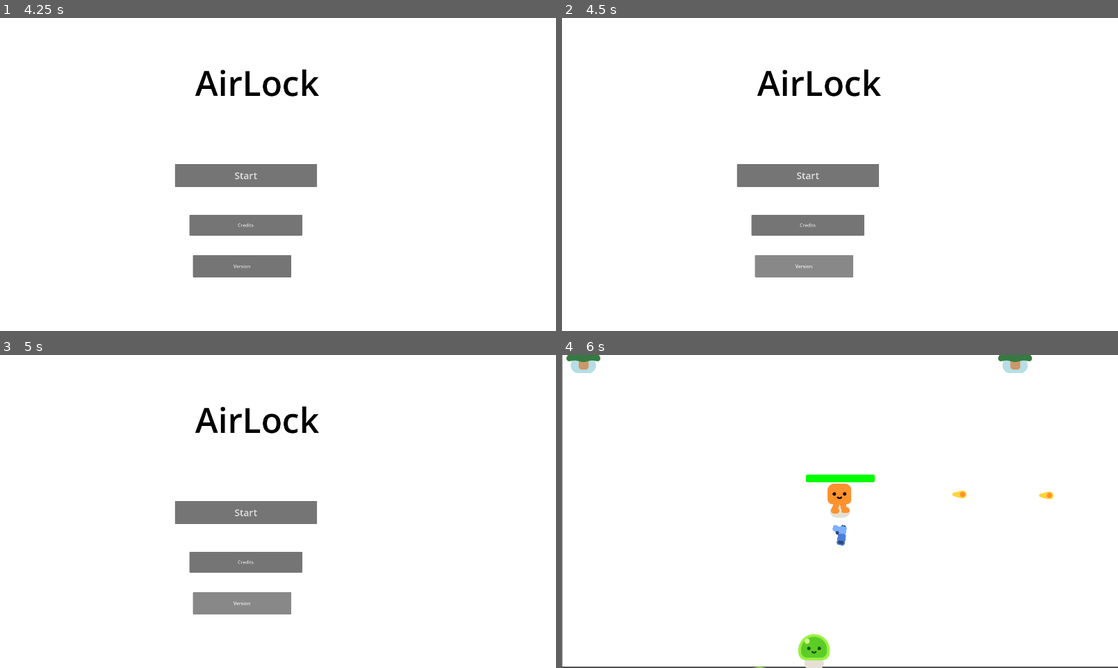
Above: before the commit, frames 1-4 (two rows, left to right).
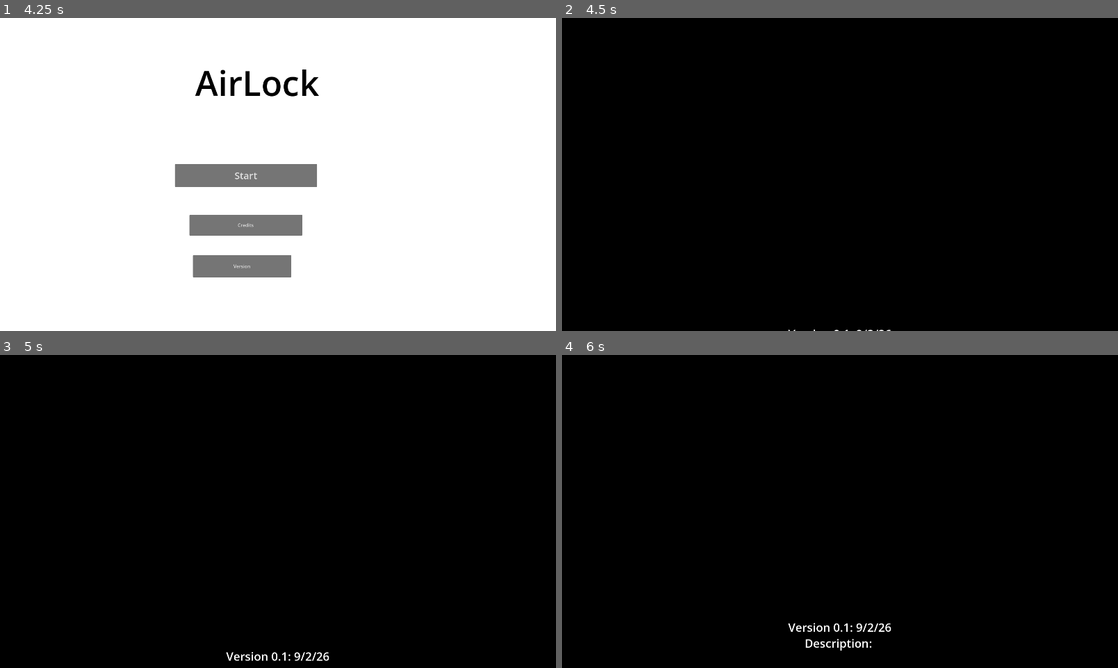
Above: after the commit, the same moments.

Repository: Noah77A/Airlock
Game: Godot game, scene res://survivors_game.tscn
Two runs of this game, one before a commit and one after it. Both use one fixed random seed, a clock stepped at 60 frames per second and the inputs below.
Inputs (mouse positions are in pixels of both pictures, inside the frame that each line leads up to):
- Up to frame 1 (4.25 s): tap Enter at 0.5 s; hold D (move_right) 0.53-1.28 s; hold S (move_down) 1.28-2.03 s; hold D (move_right) 2.03-2.78 s; hold W (move_up) 2.78-3.53 s; hold A (move_left) from 3.53 s (still down)
- Up to frame 2 (4.5 s): release A (move_left) at 4.25 s; click "Version" at 4.25 s
- Up to frame 3 (5 s): no input
- Up to frame 4 (6 s): click "Start" at 5 s; click (806, 511) at 5.75 s, where only the run after the commit has a clickable "Start"

Frame 1 is identical in both runs. In frame 2, 99% of the frame differs, in the area x 0-100%, y 0-100%; in frame 3, 99%; in frame 4, 100%.

Commit message:
Added version notes

Diff:
--- a/Airlock/survivors_game.gd
+++ b/Airlock/survivors_game.gd
@@ -46,3 +46,12 @@
 	if credits_scene:
 		var creditsScreen = credits_scene.instantiate()
 		add_child(creditsScreen)
+
+
+
+
+@export var version_scene: PackedScene
+func _on_version_pressed() -> void:
+	if version_scene:
+		var versionScreen = version_scene.instantiate()
+		add_child(versionScreen)
--- a/Airlock/survivors_game.tscn
+++ b/Airlock/survivors_game.tscn
@@ -4,6 +4,7 @@
 [ext_resource type="PackedScene" uid="uid://c1sx7bic4uhdj" path="res://player.tscn" id="1_y3pti"]
 [ext_resource type="PackedScene" uid="uid://c4id02rt1qhvl" path="res://pine_tree.tscn" id="2_l26od"]
 [ext_resource type="PackedScene" uid="uid://ctw3fqepj17lq" path="res://credits.tscn" id="4_qqaft"]
+[ext_resource type="PackedScene" uid="uid://dfr82kqkjqur5" path="res://version.tscn" id="5_7jj1j"]
 
 [sub_resource type="Curve2D" id="Curve2D_qqaft"]
 _data = {
@@ -15,6 +16,7 @@
 y_sort_enabled = true
 script = ExtResource("1_l26od")
 credits_scene = ExtResource("4_qqaft")
+version_scene = ExtResource("5_7jj1j")
 
 [node name="CanvasLayer" type="CanvasLayer" parent="." unique_id=542972953]
 layer = -10
@@ -77,6 +79,9 @@
 unique_name_in_owner = true
 visible = false
 
+[node name="Version" parent="." unique_id=1997187708 instance=ExtResource("5_7jj1j")]
+visible = false
+
 [node name="MainMenu" type="CanvasLayer" parent="." unique_id=1544012543]
 unique_name_in_owner = true
 visible = false
@@ -128,4 +133,5 @@
 [connection signal="pressed" from="MainMenu/Start" to="." method="_on_start_pressed"]
 [connection signal="pressed" from="MainMenu/Credits" to="." method="_on_credits_pressed"]
 [connection signal="pressed" from="MainMenu/Credits" to="Credits" method="_on_credits_pressed"]
+[connection signal="pressed" from="MainMenu/Version" to="." method="_on_version_pressed"]
 [connection signal="timeout" from="MainMenu/StartTimer" to="." method="_on_start_timer_timeout"]
--- /dev/null
+++ b/Airlock/version.gd
@@ -0,0 +1,12 @@
+extends CanvasLayer
+
+const SCROLL_SPEED = 100
+@onready var VersionText = %VersionText
+
+func _ready() -> void:
+	VersionText.position.y = VersionText.size.y
+
+func _process(delta) -> void:
+	VersionText.position.y -= SCROLL_SPEED * delta
+	if VersionText.position.y < 0:
+		queue_free()
--- /dev/null
+++ b/Airlock/version.tscn
@@ -0,0 +1,30 @@
+[gd_scene format=3 uid="uid://dfr82kqkjqur5"]
+
+[ext_resource type="Script" uid="uid://d2nc185554igs" path="res://version.gd" id="1_37kes"]
+
+[node name="Version" type="CanvasLayer" unique_id=1997187708]
+script = ExtResource("1_37kes")
+
+[node name="Background" type="ColorRect" parent="." unique_id=1745407667]
+anchors_preset = 15
+anchor_right = 1.0
+anchor_bottom = 1.0
+grow_horizontal = 2
+grow_vertical = 2
+color = Color(0, 0, 0, 1)
+
+[node name="VersionText" type="RichTextLabel" parent="Background" unique_id=1736154579]
+unique_name_in_owner = true
+layout_mode = 1
+anchors_preset = 15
+anchor_right = 1.0
+anchor_bottom = 1.0
+grow_horizontal = 2
+grow_vertical = 2
+theme_override_font_sizes/normal_font_size = 40
+text = "Version 0.1: 9/2/26
+Description:
+
+
+"
+horizontal_alignment = 1
Not shown, added: Airlock/version.gd.uid
Not shown, added: airlock_2026-09-02_23-54-36.zip
